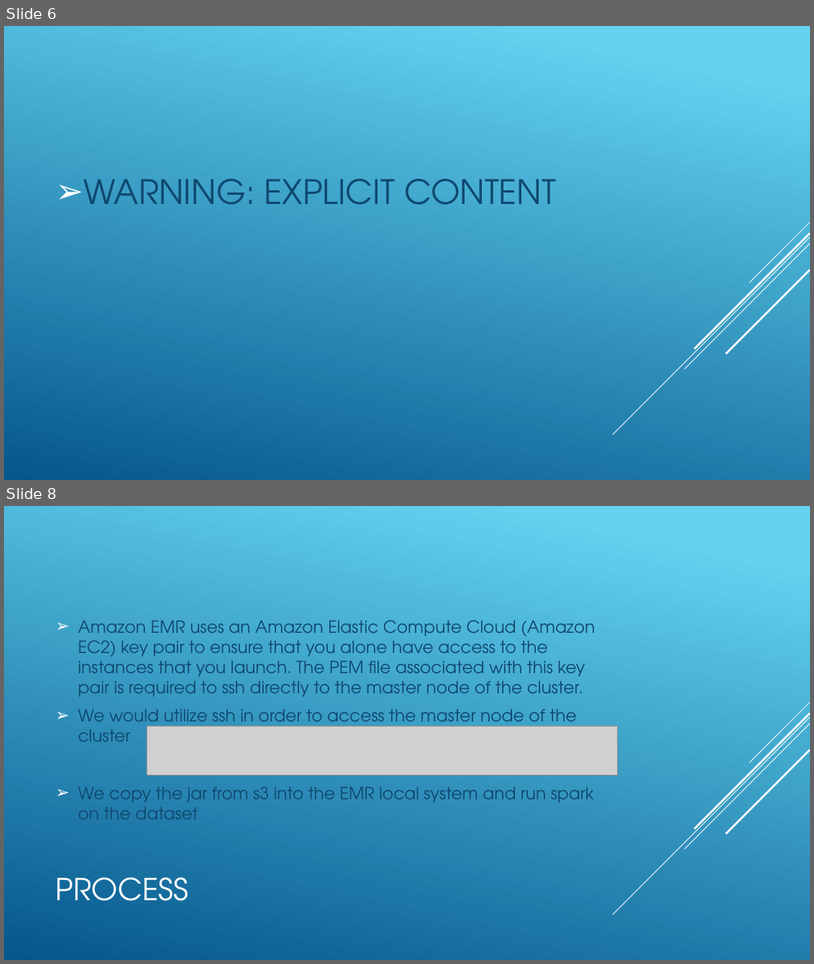
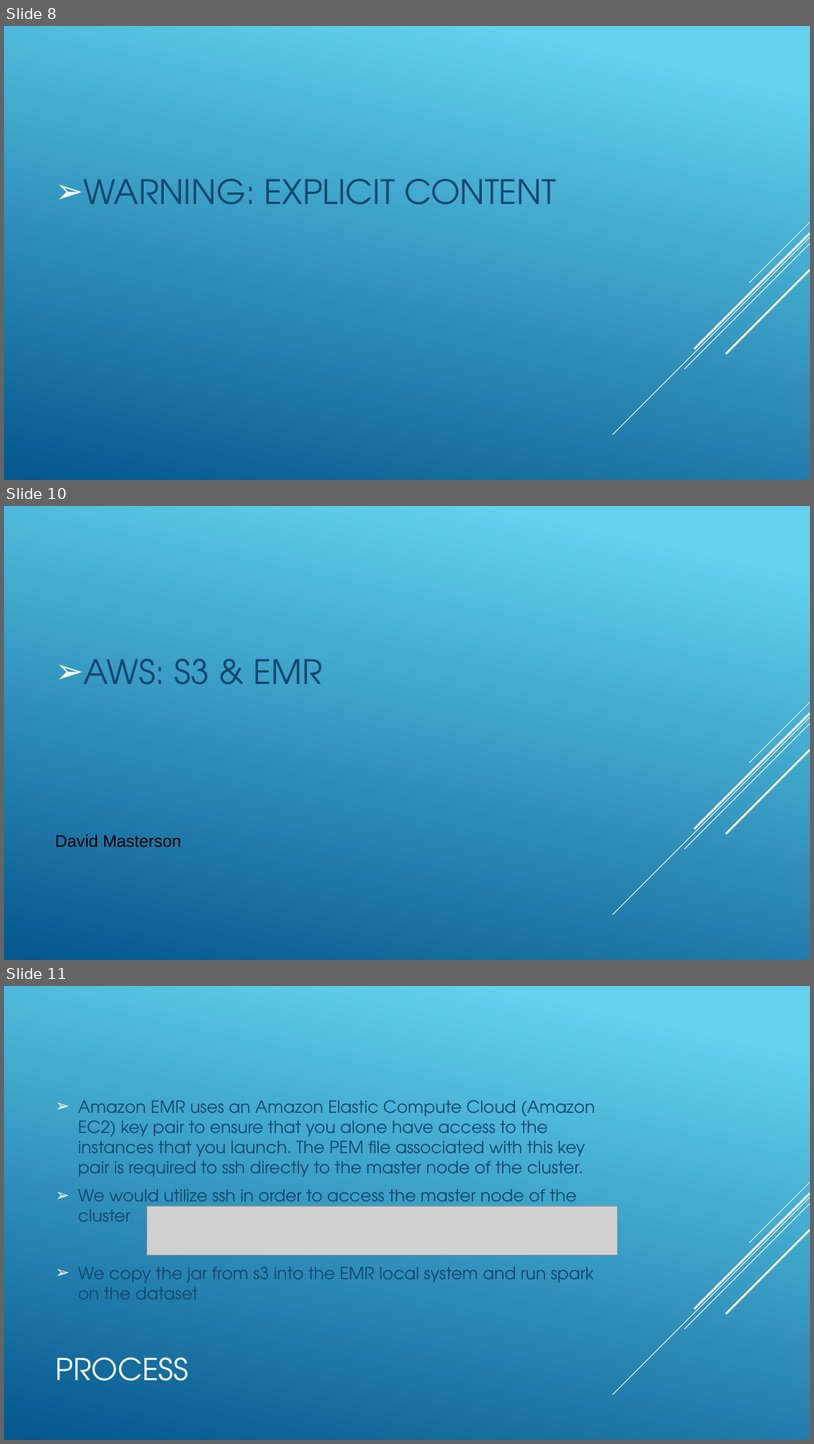
Before and after one commit to revature-scalawags/Project2-Group6, a slide deck: Group Twitter Stream - Project1.pptx. Shown one above the other, each under a label of ours: slides 6 and 8 before the commit, slides 8, 10 and 11 after it; the slides between them are not shown. The pictures are 814x964 and 814x1444 pixels, drawn with LibreOffice and Linux fonts; fonts in the diff are those of the drawing; grey boxes stand for pictures. Boxes give left, top, right and bottom in pixels: in the first picture for what was removed or moved away, otherwise in the second. Text is boxed around its words. In the diff, an @@ line names an element or a change of style, - is before the commit and + after.

```diff
--- a/Group Twitter Stream - Project1.pptx
+++ b/Group Twitter Stream - Project1.pptx
@@ slide 10 added at (4, 506, 810, 960), background gradient #62D2EF to #05578D; not listed: 5 template elements that a slide beside it also shows @@
@@ text added at (83, 659, 323, 685), 40 pt, text #0F486F @@
+➢ AWS: S3 & EMR
@@ text added at (55, 834, 181, 847), 20 pt, text #000000 @@
+David Masterson
@@ what was slide 6 is now slide 8 @@
@@ what was slide 8 is now slide 11 @@
```
Also in this commit, not shown: 1 slide changed, 2 other slides added, 3 other files.
